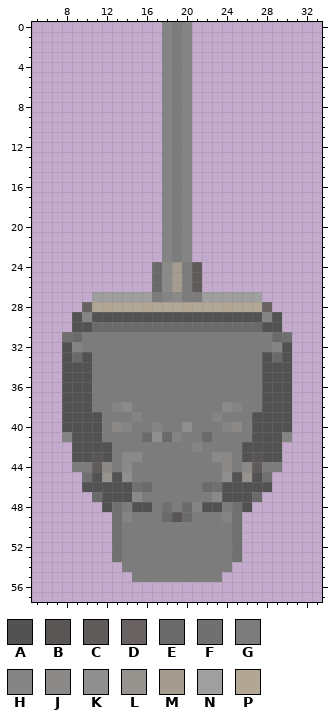
A sprite sheet gets an edit: assets/textures/characters/tanks/panzer_IV_gray/turret.png. The first picture shows the starting point.
The file is 38x72 pixels. Colours within 5 levels of each other are drawn and written as one. Shown: x 5..33, y 0..57.
Palette (. is transparent): A #525252  B #5a5555  C #605b5b  D #686262  E #6a6a6a  F #707070  G #7c7c7c  H #848484  J #8b8a88  K #8f8f8f  L #96928d  M #a49c90  N #9f9f9f  P #b2a795
Pixels before, first column x 8:
 0 ..........HGH..........
 1 ..........HGH..........
 2 ..........HGH..........
 3 ..........HGH..........
 4 ..........HGH..........
 5 ..........HGH..........
 6 ..........HGH..........
 7 ..........HGH..........
 8 ..........HGH..........
 9 ..........HGH..........
10 ..........HGH..........
11 ..........HGH..........
12 ..........HGH..........
13 ..........HGH..........
14 ..........HGH..........
15 ..........HGH..........
16 ..........HGH..........
17 ..........HGH..........
18 ..........HGH..........
19 ..........HGH..........
20 ..........HGH..........
21 ..........HGH..........
22 ..........HGH..........
23 ..........HGH..........
24 .........EJMGC.........
25 .........EJMGC.........
26 .........EJMGC.........
27 ...NNNNNNGHJGGNNNNNN...
28 ..DPPPPPPPPPPPPPPPPPD..
29 .AHAAAAAAAAAAAAAAAAAHA.
30 .AAEEEEEEEEEEEEEEEEEAA.
31 FEGGGGGGGGGGGGGGGGGGGEF
32 AHGGGGGGGGGGGGGGGGGGGHA
33 AEAGGGGGGGGGGGGGGGGGAEA
34 AAAGGGGGGGGGGGGGGGGGAAA
35 AAAGGGGGGGGGGGGGGGGGAAA
36 AAAGGGGGGGGGGGGGGGGGAAA
37 AAAGGGGGGGGGGGGGGGGGAAA
38 AAAGGHJGGGGGGGGGJHGGAAA
39 AAAAGGGHGGGGGGGHGGGAAAA
40 AAAAGJHGGHGGKGGGHJGAAAA
41 HAAAGGGGEKEHGGEGGGGAAAH
42 .AAAAGGGGGGGGHGGGGAAAA.
43 .AABAGJJGGGGGGGJJGABAA.
44 .GGCJGJGGGGGGGGGJGJCGG.
45 ..FALAKGGGGGGGGGKALAF..
46 ..AAAAAFEGGGGGEFAAAAA..
47 ...EAAAJGGGGGGGJAAAE...
48 ....AFGAAGFGEHAAGFA....
49 .....FHGGGEBEGGGHF.....
50 .....FGGGGGGGGGGGF.....
51 .....FGGGGGGGGGGGF.....
52 .....FGGGGGGGGGGGF.....
53 .....FGGGGGGGGGGGF.....
54 ......GGGGGGGGGGG......
55 .......GGGGGGGGG.......
After:
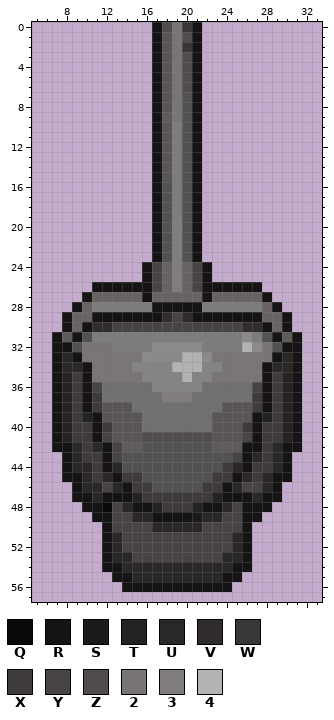
Colours new in this view: Q #0b0a0a  R #151313  S #1c1a1a  T #242222  U #2a2727  V #302c2c  W #393636  X #403b3b  Y #484444  Z #504c4c  2 #7a7575  3 #827d7d  4 #b4b2b2
The exact change:
Changed rows in their new state; - is an unchanged pixel.
first column x 7:
 0 ----------RZ2WR----------
 1 ----------RB2ZR----------
 2 ----------RB2WR----------
 3 ----------RB2ZR----------
 4 ----------RB2ZR----------
 5 ----------RB2ZR----------
 6 ----------RB2ZR----------
 7 ----------RB2AR----------
 8 ----------RB2AR----------
 9 ----------RC2AR----------
10 ----------RB-AR----------
11 ----------RB-AR----------
12 ----------RB-AR----------
13 ----------RB-AR----------
14 ----------RB-AR----------
15 ----------RB-AR----------
16 ----------RA-AR----------
17 ----------RA-AR----------
18 ----------RA-AR----------
19 ----------RA3AR----------
20 ----------RA3AR----------
21 ----------RA3AR----------
22 ----------RA3AR----------
23 ----------RA3AR----------
24 ---------RYD3DYR---------
25 ---------RYD3DYR---------
26 ----RRRRRRYD3DYRRRRRR----
27 ---RDDDDDRDDDDDRDDDDDR---
28 --R-GGGGGGRRRRRGGGGGG-R--
29 -RDDRRRRRRRVYVRRRRRRRDDR-
30 -RDRVVYYYYYYYYYYYYYVVRDR-
31 RCRA---------------J-ARCR
32 RRA222----JJJJJ----4J2ARR
33 RUR222222JJJJ44J222222RUR
34 RUUR2222HHHH444HH2222RUUR
35 RTXR22222HHHH4HH22222RXTR
36 RTXRYFFFFFHHHHHFFFFFYRXTR
37 RTXRXFFFFFF333FFFFFFXRXTR
38 RTXRXBBBFFFFFFFFFBBBXRXTR
39 RTXTRBBBBFFFFFFFBBBBRTXTR
40 RTXXRXBBBFFFFFFFBBBXRXXTR
41 RTXXRYBBBZZZZZZZBBBYRXXTR
42 RRUXURYCCAAAAAAACCCRRXURR
43 -RUXXRYAAAAAAAAAAAYRUXUR-
44 -RUUXRUAAAAAAAAAAXURXXUR-
45 -RRUXURXXAAAAAAAXXRUXURR-
46 --RUUYURXXAAAAAXXRUYYUR--
47 --RRURRRTXXXXXXXTRRRURR--
48 ---RRQYURRTXXXTRRUYRRR---
49 ----RRYYUURRRRSUUYYRR----
50 -----RYYYYUUUUUYYYYR-----
51 -----RUYYYYYYYYYYYUR-----
52 -----RUYYYYYYYYYYYUR-----
53 -----RUUYYYYYYYYYUUR-----
54 -----RRUUUUUUUUUUURR-----
55 ------RRUUUUUUUUURR------
56 -------RRRRRRRRRRR-------
Pixel boxes of the changes (left, top, right, bottom) in both pictures:
changed: (52, 22, 302, 592)
